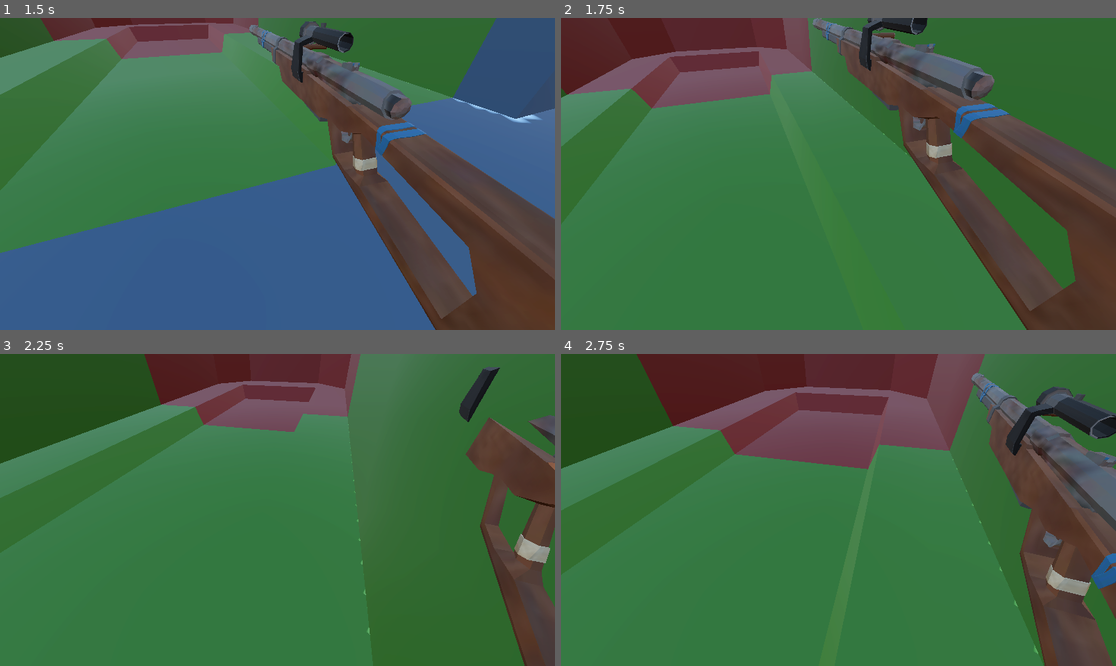
Above: before the commit, frames 1-4 (two rows, left to right).
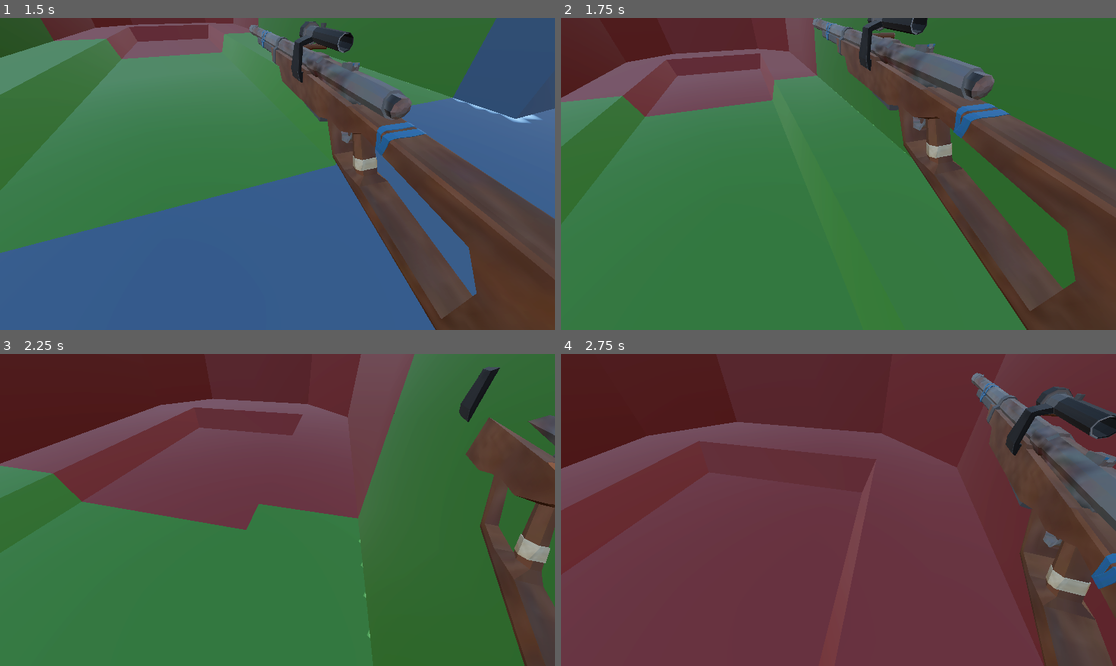
Above: after the commit, the same moments.

Repository: MikaelVV/tunnelsgame
Game: Godot game, scene res://Scenes/MainMenu.tscn
Same seed, same stepped clock (60 frames per second), same inputs: the game is played once before the commit and once after it.
Inputs (mouse positions are in pixels of both pictures, inside the frame that each line leads up to):
- Up to frame 1 (1.5 s): click "Start Game" at 0.5 s; tap Enter at 1.25 s; move the mouse to (305, 174) at 1.27 s; hold W (up) from 1.28 s (still down); hold Shift (sprint) from 1.28 s (still down)
- Up to frame 2 (1.75 s): keep holding W (up); keep holding Shift (sprint); tap Space (jump) at 1.52 s
- Up to frame 3 (2.25 s): keep holding W (up); move the mouse to (249, 510) at 2.02 s; release Shift (sprint) at 2.03 s; tap Shift (sprint) at 2.1 s
- Up to frame 4 (2.75 s): keep holding W (up); tap Space (jump) at 2.27 s

Frame 1 is identical in both runs. In frame 2, 1.8% of the frame differs, in the area x 0-81%, y 0-44%; in frame 3, 29%; in frame 4, 74%, in the area x 0-100%, y 0-100%.

Commit message:
Pause menu & player movement fixes

Diff:
--- a/Scenes/player.tscn
+++ b/Scenes/player.tscn
@@ -7,16 +7,16 @@
 [sub_resource type="ConvexPolygonShape3D" id="ConvexPolygonShape3D_ywrmy"]
 points = PackedVector3Array(-0.12520654, -0.532801, -0.4805069, 0.022783129, 0.4760704, 0.49888408, 0.16971254, 0.55914 …(1084 unchanged characters)…
 
-[node name="Player" type="CharacterBody3D"]
+[node name="Player" type="CharacterBody3D" unique_id=1961869043]
 script = ExtResource("1_v0iea")
 
-[node name="MeshInstance3D" type="MeshInstance3D" parent="."]
+[node name="MeshInstance3D" type="MeshInstance3D" parent="." unique_id=139343521]
 mesh = SubResource("CapsuleMesh_rmglt")
 
-[node name="CollisionShape3D" type="CollisionShape3D" parent="."]
+[node name="CollisionShape3D" type="CollisionShape3D" parent="." unique_id=1678737755]
 shape = SubResource("ConvexPolygonShape3D_ywrmy")
 
-[node name="HeadPivot" type="Node3D" parent="."]
+[node name="HeadPivot" type="Node3D" parent="." unique_id=271315082]
 transform = Transform3D(1, 0, 0, 0, 1, 0, 0, 0, 1, 0, 0.55452204, 0)
 
-[node name="Camera3D" type="Camera3D" parent="HeadPivot"]
+[node name="Camera3D" type="Camera3D" parent="HeadPivot" unique_id=1607877256]
--- a/Scripts/MainMenu.gd
+++ b/Scripts/MainMenu.gd
@@ -3,7 +3,7 @@
 
 # Called when the node enters the scene tree for the first time.
 func _ready() -> void:
-	pass # Replace with function body.
+	get_tree().paused = false
 
 
 # Called every frame. 'delta' is the elapsed time since the previous frame.
--- a/Scripts/PauseMenu.gd
+++ b/Scripts/PauseMenu.gd
@@ -1,6 +1,7 @@
 extends Node
 
 @onready var pause_menu = $"."
+
 
 func resume():
 	get_tree().paused = false
@@ -10,28 +11,31 @@
 func pause():
 	get_tree().paused = true
 	pause_menu.show()
-# Called when the node enters the scene tree for the first time.
 
 func escape():
-	if Input.is_action_just_pressed("escape") and !get_tree().paused:
+	if Input.is_action_just_pressed("escape") and get_tree().paused == false:
 		pause()
-	elif Input.is_action_just_pressed("escape") and get_tree().paused:
+		Input.set_mouse_mode(Input.MOUSE_MODE_VISIBLE)
+	elif Input.is_action_just_pressed("escape") and get_tree().paused == true:
 		resume()
-func _ready() -> void:
-	pass # Replace with function body.
+		Input.set_mouse_mode(Input.MOUSE_MODE_CAPTURED)
 
 
-# Called every frame. 'delta' is the elapsed time since the previous frame.
 func _process(delta: float) -> void:
 	escape()
+
+func _ready() -> void:
+	pass
 
 
 func _on_resume_button_pressed() -> void:
 	resume()
+	Input.set_mouse_mode(Input.MOUSE_MODE_CAPTURED)
 
 
 func _on_return_button_pressed() -> void:
 	get_tree().change_scene_to_file("res://Scenes/MainMenu.tscn")
+	Input.set_mouse_mode(Input.MOUSE_MODE_VISIBLE)
 
 
 func _on_quit_button_pressed() -> void:
--- a/Scripts/PlayerController.gd
+++ b/Scripts/PlayerController.gd
@@ -42,7 +42,6 @@
 		speed = WALK_SPEED
 
 	# Get the input direction and handle the movement/deceleration.
-	# As good practice, you should replace UI actions with custom gameplay actions.
 	var input_dir := Input.get_vector("left", "right", "up", "down")
 	var direction = (head.transform.basis * Vector3(input_dir.x, 0, input_dir.y)).normalized()
 	if is_on_floor():
@@ -51,24 +50,15 @@
 			velocity.z = direction.z * speed
 		else:
 			velocity.x = lerp(velocity.x, direction.x * speed, delta * 7.0)
-			velocity.z = lerp(velocity.z, direction.x * speed, delta * 7.0)
+			velocity.z = lerp(velocity.z, direction.z * speed, delta * 7.0)
 	else:
 		velocity.x = lerp(velocity.x, direction.x * speed, delta * 2.5)
-		velocity.z = lerp(velocity.z, direction.x * speed, delta * 2.5)
+		velocity.z = lerp(velocity.z, direction.z * speed, delta * 2.5)
 
 	t_bob += delta * velocity.length() * float(is_on_floor())
 	camera.transform.origin = _headbob(t_bob)
 
 	move_and_slide()
-	escape()
-
-func escape():
-	if Input.is_action_just_pressed("escape") and !get_tree().paused:
-		Input.set_mouse_mode(Input.MOUSE_MODE_VISIBLE)
-		pause_menu.show()
-	elif Input.is_action_just_pressed("escape") and get_tree().paused:
-		Input.set_mouse_mode(Input.MOUSE_MODE_CAPTURED)
-		pause_menu.hide()
 
 func _headbob(time) -> Vector3:
 	var pos = Vector3.ZERO
Not shown: 1 places in Scenes/player.tscn that only renumber resources
